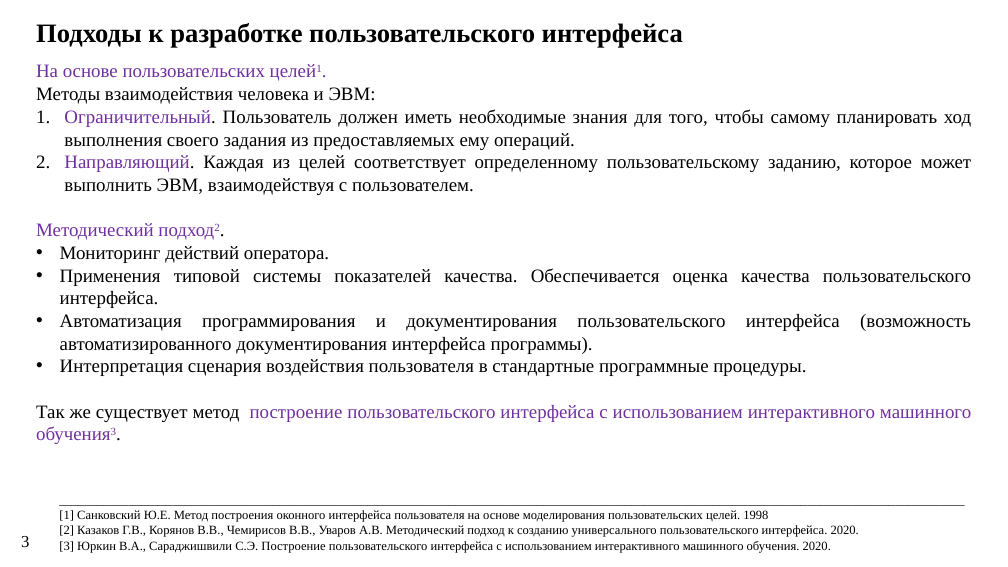
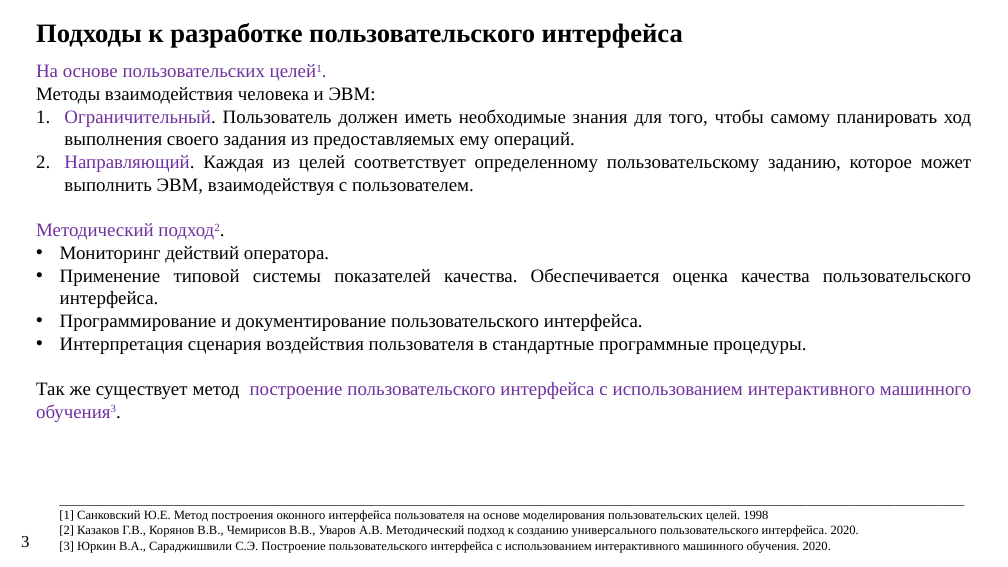
Before and after one commit to ITesserakt/Kodept, a slide deck: slide 4 of 01 - Курсовые проекты/2022-2023 - Разр.библ.функций на языке Python автомат.построения GUI/rndhpc_rpt_pres_gui_2023_73_VasilyanA.pptx. Drawn at 1008x567 pixels with LibreOffice and Linux fonts; fonts in the diff are those of the drawing. Boxes give left, top, right and bottom in pixels: in the first picture for what was removed or moved away, otherwise in the second. Text is boxed around its words. In the diff, an @@ line names an element or a change of style, - is before the commit and + after.

```diff
--- a/01 - Курсовые проекты/2022-2023 - Разр.библ.функций на языке Python автомат.построения GUI/rndhpc_rpt_pres_gui_2023_73_VasilyanA.pptx
+++ b/01 - Курсовые проекты/2022-2023 - Разр.библ.функций на языке Python автомат.построения GUI/rndhpc_rpt_pres_gui_2023_73_VasilyanA.pptx
@@ text at [60, 268, 971, 331]: text changed @@
-• Применения типовой системы показателей качества. Обеспечивается оценка качества пользовательского интерфейса.
-• Автоматизация программирования и документирования пользовательского интерфейса (возможность автоматизированного документирования интерфейса программы).
+• Применение типовой системы показателей качества. Обеспечивается оценка качества пользовательского интерфейса.
+• Программирование и документирование пользовательского интерфейса.
```
Also in this commit, not shown: 1 other slide changed, 7 other files.
